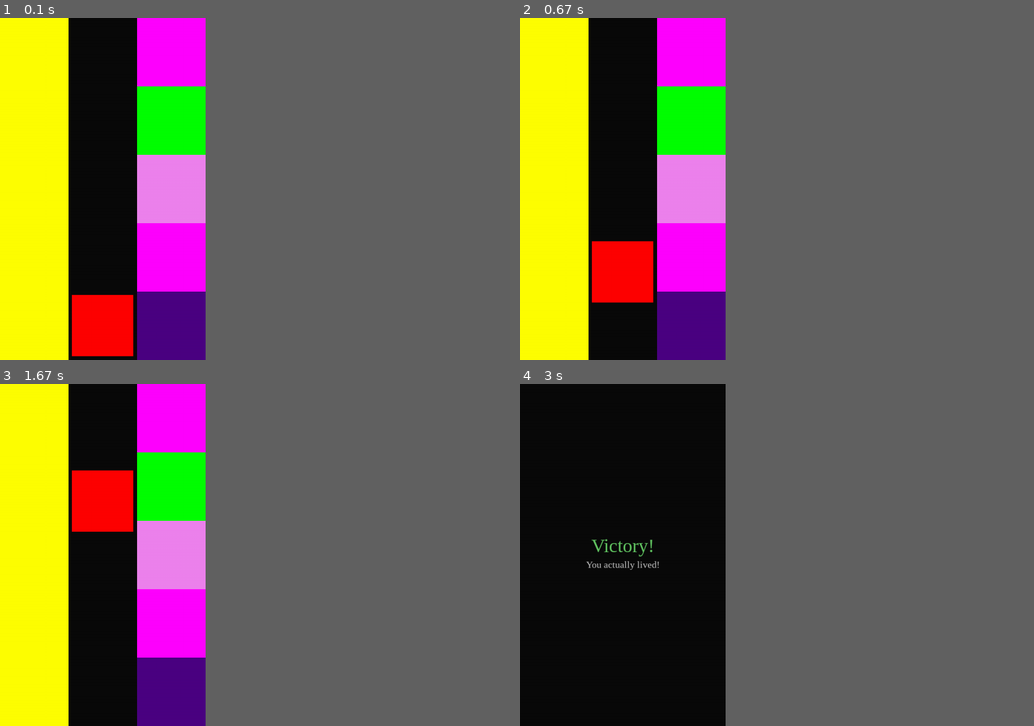
Above: before the commit, frames 1-4 (two rows, left to right).
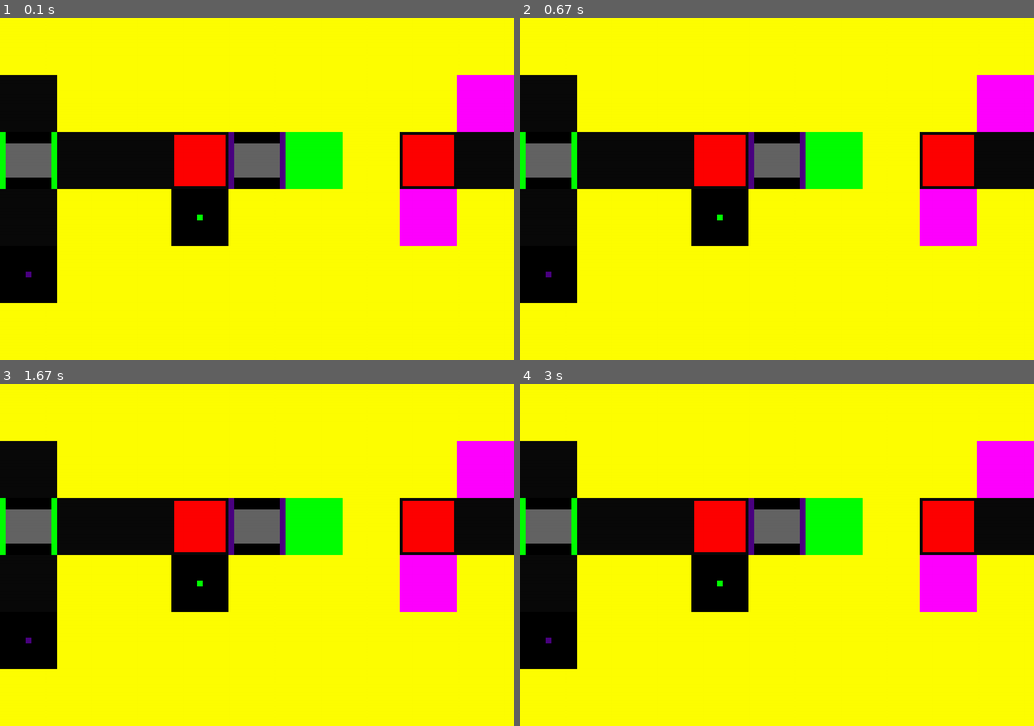
Above: after the commit, the same moments.

Repository: WingedSeal/mazegame
Game: pygame game, started from src/main.py
The game is run twice, just before and just after one commit, with the same random seed, the same clock (stepped at 60 frames per second) and the same inputs.
Inputs:
- Up to frame 1 (0.1 s): no input
- Up to frame 2 (0.67 s): no input
- Up to frame 3 (1.67 s): no input
- Up to frame 4 (3 s): no input
In our replay, the window is 360x600 before the commit and 900x600 after it. These sizes can differ from the game's own. Grey fills any space a smaller window leaves; there, only what the larger window draws over its background counts as a difference.

The runs differ from the first frame. In frame 1, 45% of the frame differs, in the area x 0-100%, y 0-100%; in frame 2, 45%; in frame 3, 46%; in frame 4, 42%.

Commit message:
feat: bind shared surface to game instead of class

Diff:
--- a/src/main.py
+++ b/src/main.py
@@ -2,10 +2,7 @@
 
 
 def script():
-    while get_color(RIGHT) != PURPLE:
-        move(UP)
-    move(UP)
-    move(RIGHT)
+    return
 
 
-run(script, EXAMPLE2)
+run(script, EXAMPLE1)
--- a/src/mazegame/game.py
+++ b/src/mazegame/game.py
@@ -4,6 +4,7 @@
 import random
 import sys
 import threading
+from typing import Any
 import pygame
 from pygame import locals
 import numpy as np
@@ -70,6 +71,7 @@
     next_moves: list[tuple[int, int, int, int]] = []
     """Moves set by Control (pos_x, pos_y, dx, dy)"""
     is_control_alive = True
+    surfs: dict[type["Tile"] | tuple[type["Tile"], Any], pygame.Surface] = {}
 
     def __init__(self, map: Map) -> None:
         self.state = GameState.GAMEPLAY
@@ -104,9 +106,9 @@
         for y, row in enumerate(self.map.map):
             for x, tile in enumerate(row):
                 if tile is not None:
-                    tile.init((x, y), self.tile_size)
+                    tile.init((x, y), self.tile_size, self.surfs)
                     if tile.tile_under is not None:
-                        tile.tile_under.init((x, y), self.tile_size)
+                        tile.tile_under.init((x, y), self.tile_size, self.surfs)
                         tile.tile_under.rect.topleft = tile.tile_under.get_top_left(
                             (x, y)
                         )
--- a/src/mazegame/map.py
+++ b/src/mazegame/map.py
@@ -1,6 +1,6 @@
 from abc import ABC, abstractmethod
 import random
-from typing import TYPE_CHECKING, Type, TypeVar, override
+from typing import TYPE_CHECKING, Any, Type, TypeVar, override
 
 
 import pygame
@@ -41,7 +41,12 @@
     tile_under: "Tile | None" = None
 
     @abstractmethod
-    def init(self, pos: tuple[int, int], tile_size: int) -> None:
+    def init(
+        self,
+        pos: tuple[int, int],
+        tile_size: int,
+        surfs: dict[type["Tile"] | tuple[type["Tile"], Any], pygame.Surface],
+    ) -> None:
         pass
 
     def _pos_to_pixel(
@@ -97,12 +102,20 @@
 
 
 class Block(Tile):
-    def init(self, pos: tuple[int, int], tile_size: int) -> None:
-        self.tile_size = tile_size
-        self.pos = pos
-        if not hasattr(type(self), "surf"):
-            type(self).surf = pygame.Surface((tile_size, tile_size))
-            type(self).surf.fill((255, 255, 0))
+    def init(
+        self,
+        pos: tuple[int, int],
+        tile_size: int,
+        surfs: dict[type["Tile"] | tuple[type["Tile"], Any], pygame.Surface],
+    ) -> None:
+        self.tile_size = tile_size
+        self.pos = pos
+        if type(self) not in surfs:
+            self.surf = pygame.Surface((tile_size, tile_size))
+            self.surf.fill((255, 255, 0))
+            surfs[type(self)] = self.surf
+        else:
+            self.surf = surfs[type(self)]
         self.rect = self.surf.get_rect()
 
 
@@ -113,16 +126,20 @@
         self.color = color
         super().__init__()
 
-    def init(self, pos: tuple[int, int], tile_size: int) -> None:
-        self.tile_size = tile_size
-        self.pos = pos
-        if self.color in self.surfs:
-            self.surf = self.surfs[self.color]
-        else:
+    def init(
+        self,
+        pos: tuple[int, int],
+        tile_size: int,
+        surfs: dict[type["Tile"] | tuple[type["Tile"], Any], pygame.Surface],
+    ) -> None:
+        self.tile_size = tile_size
+        self.pos = pos
+        if (type(self), self.color) not in surfs:
             self.surf = pygame.Surface((tile_size, tile_size))
             self.surf.fill(self.color.value)
-            self.surfs[self.color] = self.surf
-
+            surfs[type(self), self.color] = self.surf
+        else:
+            self.surf = surfs[type(self), self.color]
         self.rect = self.surf.get_rect()
 
     def interacted_with(self, other_tile: Tile, game: "Game") -> None:
@@ -142,15 +159,20 @@
         self.color = color
         super().__init__()
 
-    def init(self, pos: tuple[int, int], tile_size: int) -> None:
-        self.tile_size = tile_size
-        self.pos = pos
-        if self.color in self.surfs:
-            self.surf = self.surfs[self.color]
-        else:
+    def init(
+        self,
+        pos: tuple[int, int],
+        tile_size: int,
+        surfs: dict[type["Tile"] | tuple[type["Tile"], Any], pygame.Surface],
+    ) -> None:
+        self.tile_size = tile_size
+        self.pos = pos
+        if (type(self), self.color) not in surfs:
             self.surf = pygame.Surface((tile_size, tile_size))
             self.surf.fill(self.color.value)
-            self.surfs[self.color] = self.surf
+            surfs[type(self), self.color] = self.surf
+        else:
+            self.surf = surfs[type(self), self.color]
         self.rect = self.surf.get_rect()
 
     def get_color(self) -> Color:
@@ -163,12 +185,17 @@
 class Player(TouchableTile):
     index: int
 
-    def init(self, pos: tuple[int, int], tile_size: int) -> None:
-        self.tile_size = tile_size
-        self.pos = pos
-        if not hasattr(type(self), "surf"):
-            type(self).surf = pygame.Surface((tile_size, tile_size), pygame.SRCALPHA)
-            type(self).surf.fill(
+    def init(
+        self,
+        pos: tuple[int, int],
+        tile_size: int,
+        surfs: dict[type["Tile"] | tuple[type["Tile"], Any], pygame.Surface],
+    ) -> None:
+        self.tile_size = tile_size
+        self.pos = pos
+        if type(self) not in surfs:
+            self.surf = pygame.Surface((tile_size, tile_size), pygame.SRCALPHA)
+            self.surf.fill(
                 (255, 0, 0),
                 (
                     tile_size * 0.05,
@@ -177,6 +204,9 @@
                     tile_size * 0.90,
                 ),
             )
+            surfs[type(self)] = self.surf
+        else:
+            self.surf = surfs[type(self)]
         self.rect = self.surf.get_rect()
 
     def interacted_with(self, other_tile: Tile, game: "Game") -> None:
@@ -204,18 +234,23 @@
         self.tile_under = DoorFrame(self)
         super().__init__()
 
-    def init(self, pos: tuple[int, int], tile_size: int) -> None:
-        self.tile_size = tile_size
-        self.pos = pos
-        if self.color in self.surfs:
-            self.surf = self.surfs[self.color]
-        else:
+    def init(
+        self,
+        pos: tuple[int, int],
+        tile_size: int,
+        surfs: dict[type["Tile"] | tuple[type["Tile"], Any], pygame.Surface],
+    ) -> None:
+        self.tile_size = tile_size
+        self.pos = pos
+        if type(self) not in surfs:
             self.surf = pygame.Surface((tile_size, tile_size), pygame.SRCALPHA)
             self.surf.fill(
                 (100, 100, 100),
                 (tile_size * 0.1, tile_size * 0.2, tile_size * 0.8, tile_size * 0.6),
             )
-            self.surfs[self.color] = self.surf
+            surfs[type(self)] = self.surf
+        else:
+            self.surf = surfs[type(self)]
         self.rect = self.surf.get_rect()
 
     def get_color(self) -> Color:
@@ -229,12 +264,15 @@
         self.color = door.color
         self.door = door
 
-    def init(self, pos: tuple[int, int], tile_size: int) -> None:
-        self.tile_size = tile_size
-        self.pos = pos
-        if self.color in self.surfs:
-            self.surf = self.surfs[self.color]
-        else:
+    def init(
+        self,
+        pos: tuple[int, int],
+        tile_size: int,
+        surfs: dict[type["Tile"] | tuple[type["Tile"], Any], pygame.Surface],
+    ) -> None:
+        self.tile_size = tile_size
+        self.pos = pos
+        if (type(self), self.color) not in surfs:
             self.surf = pygame.Surface((tile_size, tile_size))
             self.surf.fill(
                 self.color.value,
@@ -244,7 +282,9 @@
                 self.color.value,
                 (tile_size * 0.9, 0, tile_size * 0.1, tile_size),
             )
-            self.surfs[self.color] = self.surf
+            surfs[type(self), self.color] = self.surf
+        else:
+            self.surf = surfs[type(self), self.color]
         self.rect = self.surf.get_rect()
 
     def interacted_with(self, other_tile: Tile, game: "Game") -> None:
@@ -270,28 +310,41 @@
                 if isinstance(tile, Door) and tile.color == self.color:
                     game.map.map[y][x] = tile.tile_under
 
-    def init(self, pos: tuple[int, int], tile_size: int) -> None:
-        self.tile_size = tile_size
-        self.pos = pos
-        if self.color in self.surfs:
-            self.surf = self.surfs[self.color]
-        else:
-            self.surf = pygame.Surface((tile_size, tile_size), pygame.SRCALPHA)
+    def init(
+        self,
+        pos: tuple[int, int],
+        tile_size: int,
+        surfs: dict[type["Tile"] | tuple[type["Tile"], Any], pygame.Surface],
+    ) -> None:
+        self.tile_size = tile_size
+        self.pos = pos
+        if (type(self), self.color) not in surfs:
+            self.surf = pygame.Surface((tile_size, tile_size))
             self.surf.fill(
                 self.color.value,
                 (tile_size * 0.45, tile_size * 0.45, tile_size * 0.1, tile_size * 0.1),
             )
-            self.surfs[self.color] = self.surf
+            surfs[type(self), self.color] = self.surf
+        else:
+            self.surf = surfs[type(self), self.color]
         self.rect = self.surf.get_rect()
 
 
 class Spike(TouchableTile):
-    def init(self, pos: tuple[int, int], tile_size: int) -> None:
-        self.tile_size = tile_size
-        self.pos = pos
-        if not hasattr(type(self), "surf"):
-            type(self).surf = pygame.Surface((tile_size, tile_size))
-            type(self).surf.fill((255, 0, 255))
+    def init(
+        self,
+        pos: tuple[int, int],
+        tile_size: int,
+        surfs: dict[type["Tile"] | tuple[type["Tile"], Any], pygame.Surface],
+    ) -> None:
+        self.tile_size = tile_size
+        self.pos = pos
+        if type(self) not in surfs:
+            self.surf = pygame.Surface((tile_size, tile_size))
+            self.surf.fill((255, 0, 255))
+            surfs[type(self)] = self.surf
+        else:
+            self.surf = surfs[type(self)]
         self.rect = self.surf.get_rect()
 
     def interacted_with(self, other_tile: Tile, game: "Game") -> None:
@@ -313,12 +366,20 @@
 
 
 class Exit(TouchableTile):
-    def init(self, pos: tuple[int, int], tile_size: int) -> None:
-        self.tile_size = tile_size
-        self.pos = pos
-        if not hasattr(type(self), "surf"):
-            type(self).surf = pygame.Surface((tile_size, tile_size))
-            type(self).surf.fill((0, 255, 0))
+    def init(
+        self,
+        pos: tuple[int, int],
+        tile_size: int,
+        surfs: dict[type["Tile"] | tuple[type["Tile"], Any], pygame.Surface],
+    ) -> None:
+        self.tile_size = tile_size
+        self.pos = pos
+        if type(self) not in surfs:
+            self.surf = pygame.Surface((tile_size, tile_size))
+            self.surf.fill((0, 255, 0))
+            surfs[type(self)] = self.surf
+        else:
+            self.surf = surfs[type(self)]
         self.rect = self.surf.get_rect()
 
     def interacted_with(self, other_tile: Tile, game: "Game") -> None:
@@ -335,12 +396,20 @@
         self.chance_to_move = chance_to_move
         super().__init__()
 
-    def init(self, pos: tuple[int, int], tile_size: int) -> None:
-        self.tile_size = tile_size
-        self.pos = pos
-        if not hasattr(type(self), "surf"):
-            type(self).surf = pygame.Surface((tile_size, tile_size))
-            type(self).surf.fill((255, 0, 255))
+    def init(
+        self,
+        pos: tuple[int, int],
+        tile_size: int,
+        surfs: dict[type["Tile"] | tuple[type["Tile"], Any], pygame.Surface],
+    ) -> None:
+        self.tile_size = tile_size
+        self.pos = pos
+        if type(self) not in surfs:
+            self.surf = pygame.Surface((tile_size, tile_size))
+            self.surf.fill((255, 0, 255))
+            surfs[type(self)] = self.surf
+        else:
+            self.surf = surfs[type(self)]
         self.rect = self.surf.get_rect()
 
     def interacted_with(self, other_tile: Tile, game: "Game") -> None:
